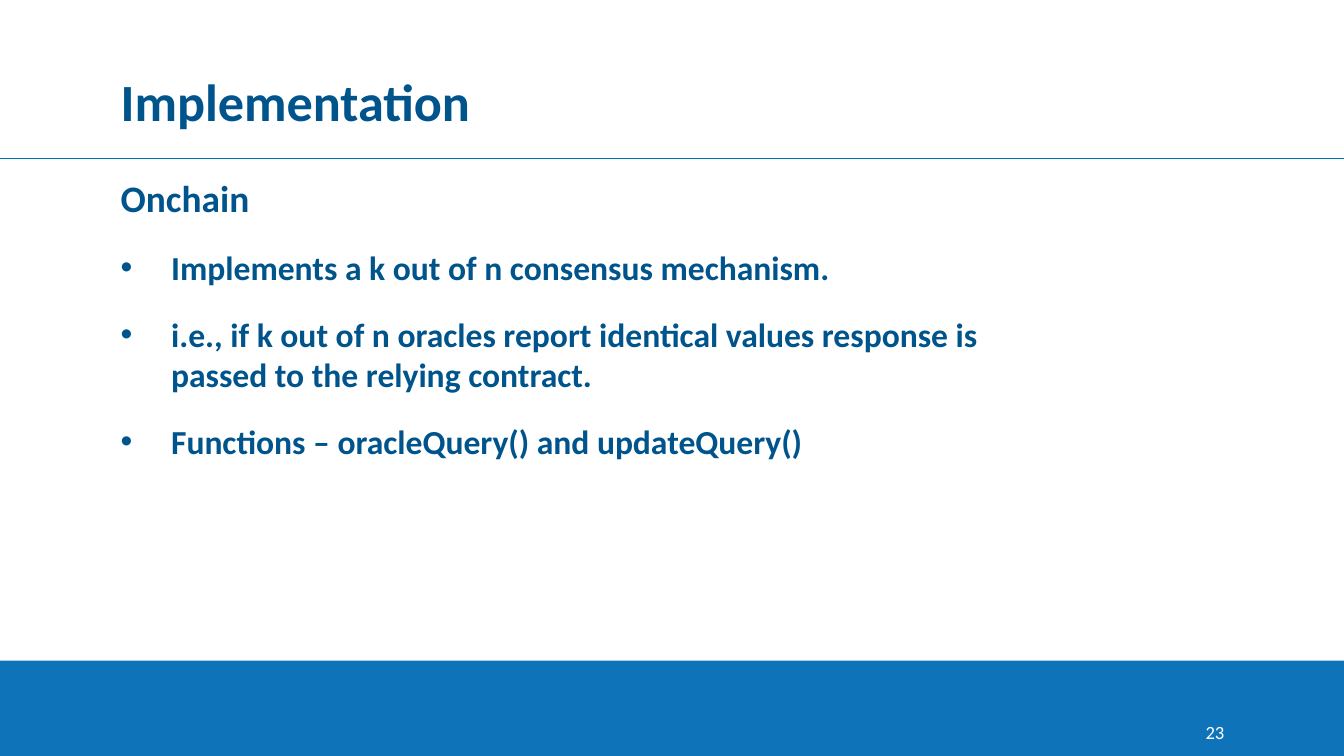
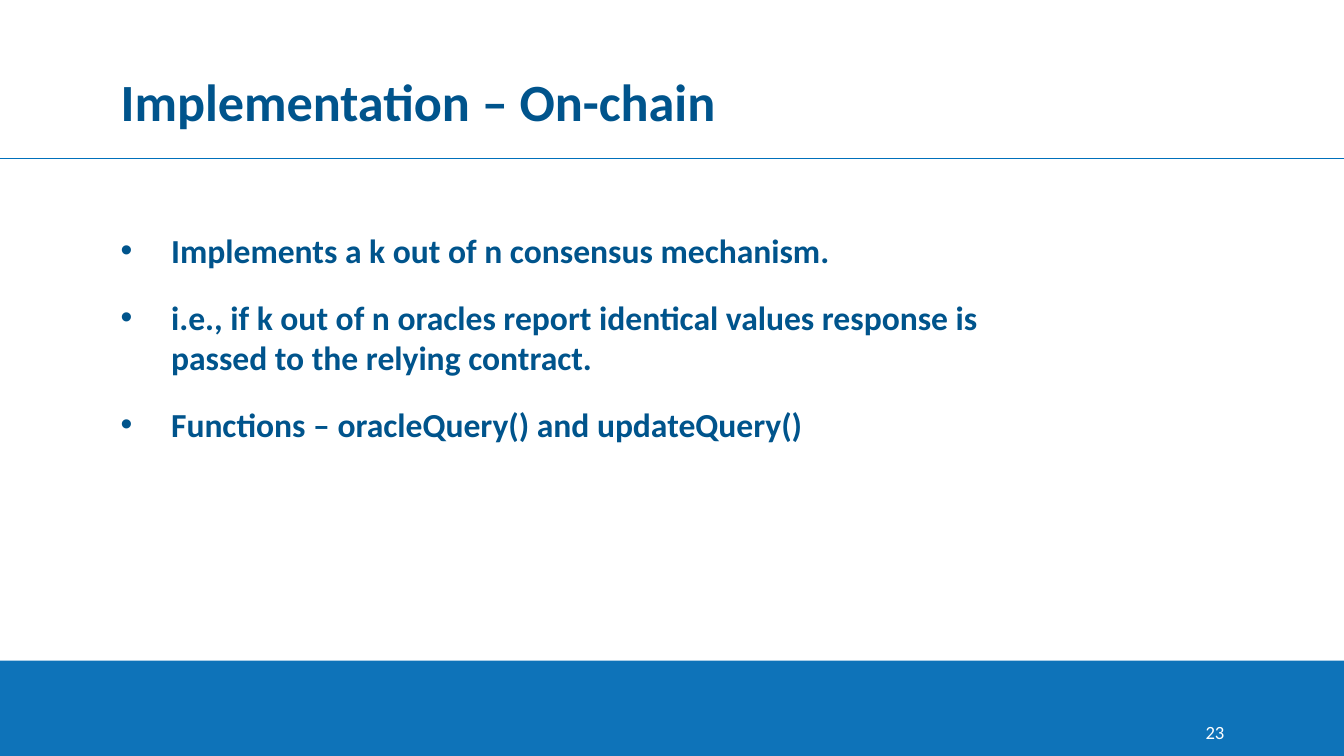
Before and after one commit to georgejohnchavady/Dissertation, a slide deck: slide 23 of Final/Dissertation PPT.pptx. Drawn at 1344x756 pixels with LibreOffice and Linux fonts; fonts in the diff are those of the drawing; background and template pictures are left out. Boxes give left, top, right and bottom in pixels: in the first picture for what was removed or moved away, otherwise in the second. Text is boxed around its words. In the diff, an @@ line names an element or a change of style, - is before the commit and + after.

Commit message:
ppt changes

```diff
--- a/Final/Dissertation PPT.pptx
+++ b/Final/Dissertation PPT.pptx
@@ text at [121,84,716,130]: text changed @@
-Implementation
+Implementation – On-chain
@@ text at [121,185,250,213]: paragraph removed @@
-Onchain
@@ text "Implements a k out of ...": place and size @@
-text "Implements a k out of ..." at [121,185,978,460]
+text "Implements a k out of ..." at [171,239,978,443]
```
Also in this commit, not shown: 1 other slide changed.
